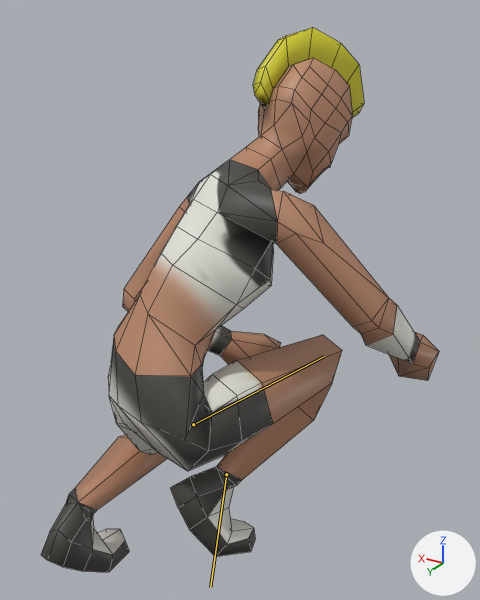
The FBX model female_warrior_2.fbx: old version first, new version second.
The view is the same before and after, from a 50 mm lens placed at (-0.788, 1.526, 1.516), pointed at (0.033, 0.157, 0.831). The axes (+X, +Y, +Z) are drawn at lower right. The lights are the same throughout. Both versions are drawn at frame 13 of the action 'Armature|HeavyAttack'; the numbers are the values there. The bones that change are drawn over the model as lines. Mesh edges are drawn as thin lines.

Names of what the first picture shows: 'Hunter'.
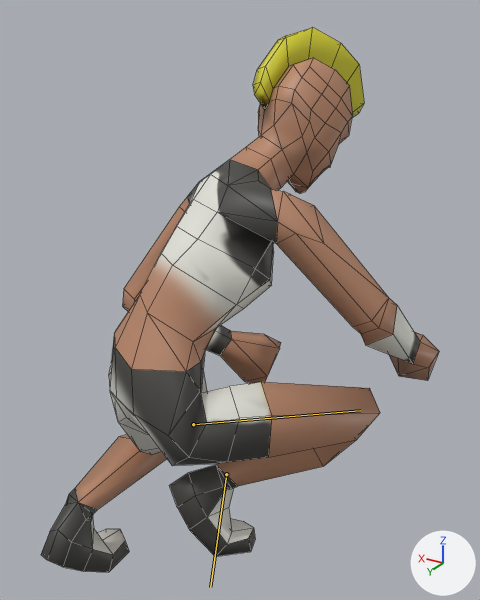
Location of each change, (x1, y1, x2, y2) in pixels of the pictures (480 x 600 px):
'Hunter', posed
    both: (41, 27, 439, 572)
bone 'Hip.R', root to tip
    before: (193, 424) to (324, 356)
    after: (193, 424) to (360, 410)

The edits, one by one:
Bone 'Hip.R' (bone_hip_r) turns from (93, -17, 35) to (90, 7, 48) degrees about its own x, y and z.
Bone 'Foot.R' (bone_foot_r) turns from (-29, 25, -31) to (-15, 2, -33) degrees about its own x, y and z.
